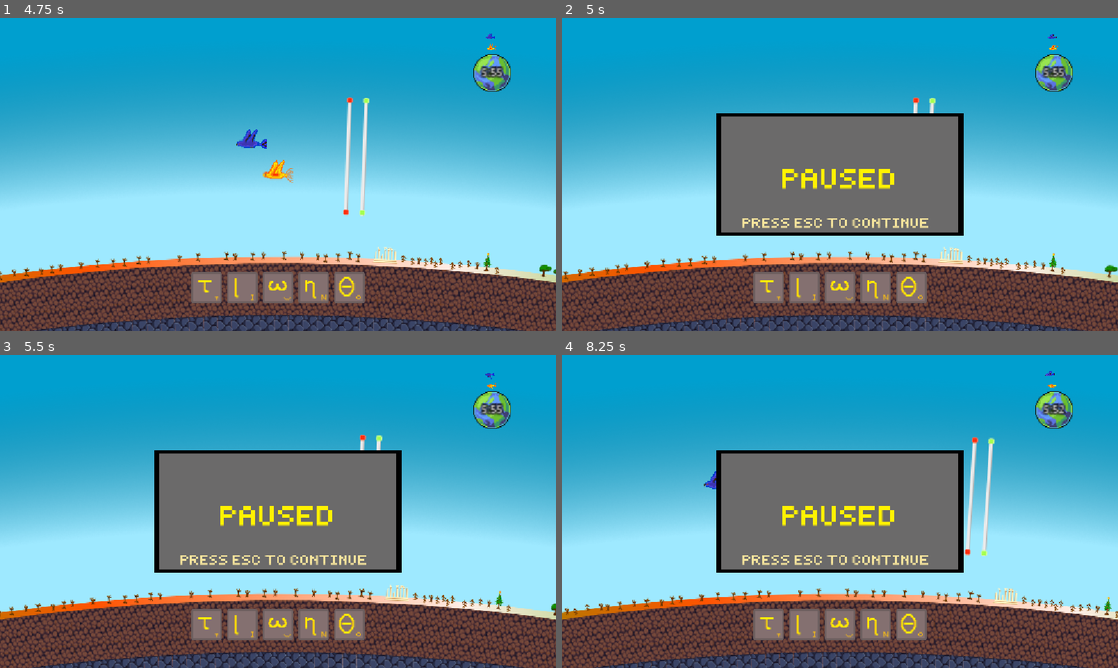
Above: before the commit, frames 1-4 (two rows, left to right).
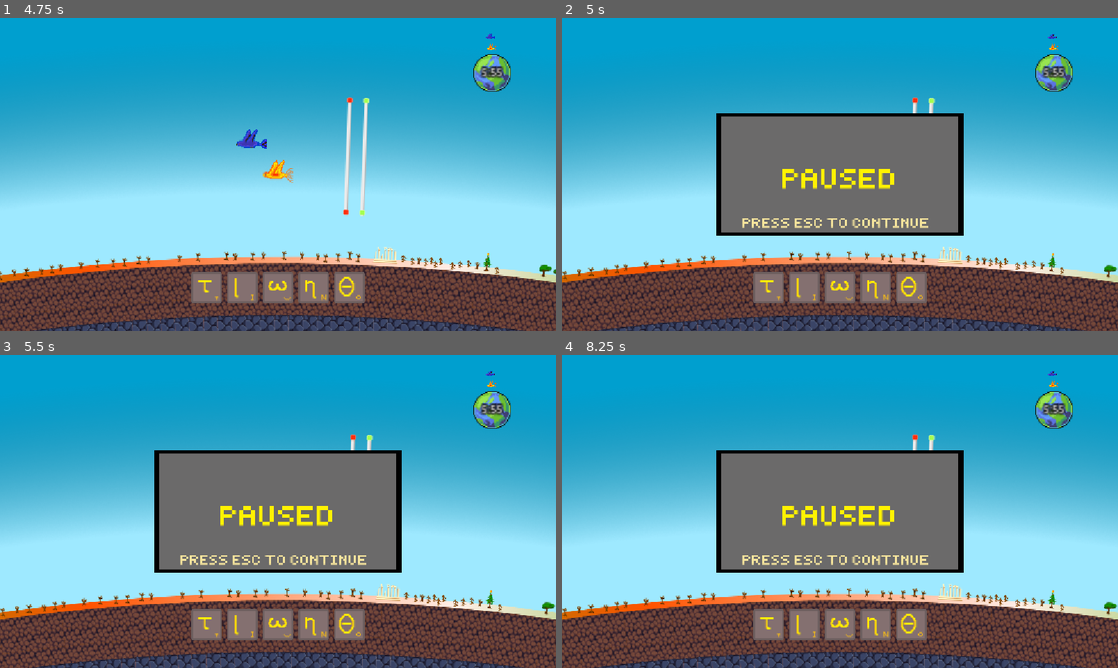
Above: after the commit, the same moments.

Repository: Roger-208/PhoenixSim98
Game: Godot game, scene res://scenes/menú.tscn
The game is run twice, just before and just after one commit, with the same random seed, the same clock (stepped at 60 frames per second) and the same inputs.
Inputs (mouse positions are in pixels of both pictures, inside the frame that each line leads up to):
- Up to frame 1 (4.75 s): click (278, 158) at 0.5 s; tap Enter at 1.25 s; hold A (alfa) 1.28-2.03 s; tap B (beta) at 2.1 s; hold N (eta) 2.78-3.53 s; tap Y (gamma) at 3.6 s; hold I (iota) from 4.28 s (still down)
- Up to frame 2 (5 s): keep holding I (iota); tap Escape (pause) at 4.9 s
- Up to frame 3 (5.5 s): release I (iota) at 5.03 s; tap U (mu) at 5.1 s
- Up to frame 4 (8.25 s): hold V (nu) 5.78-6.53 s; tap W (omega) at 6.6 s; hold P (rho) 7.28-8.03 s; tap E (sigma) at 8.1 s

Frame 1 is identical in both runs. In frame 2, 4.9% of the frame differs, in the area x 0-100%, y 5-100%; in frame 3, 9.5%; in frame 4, 12%.

Commit message:
Version casi casi definitiva

Diff:
--- a/phoenix-game/scenes/end.gd
+++ b/phoenix-game/scenes/end.gd
@@ -11,4 +11,3 @@
 		self.visible = true
 	else:
 		self.visible = false
-		get_tree().paused = esta_pausado
Not shown, added: phoenix-game.rar
